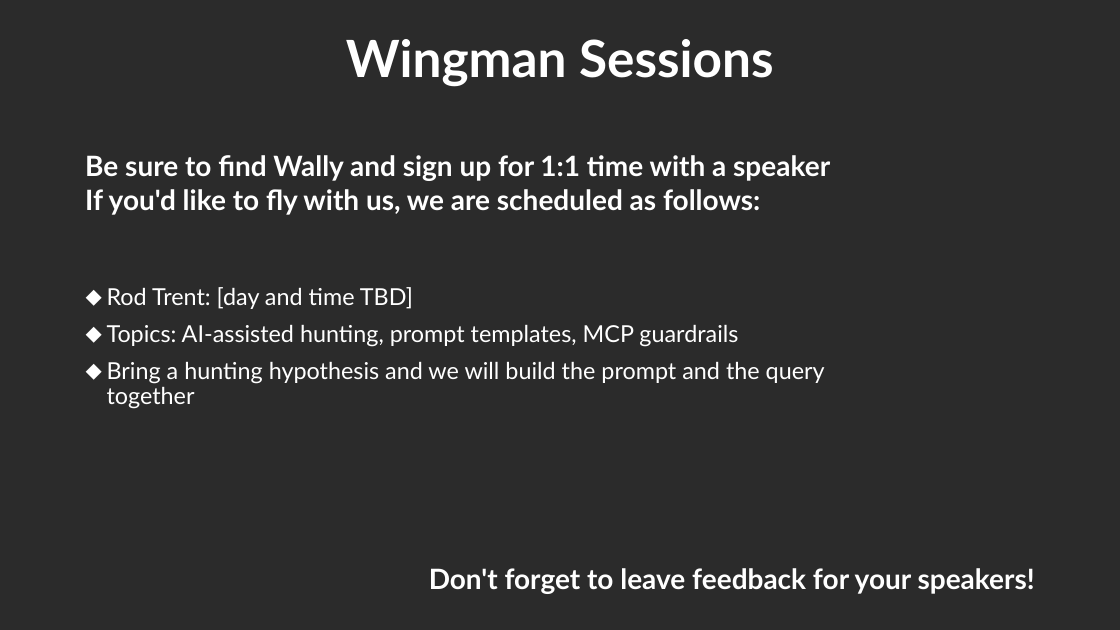
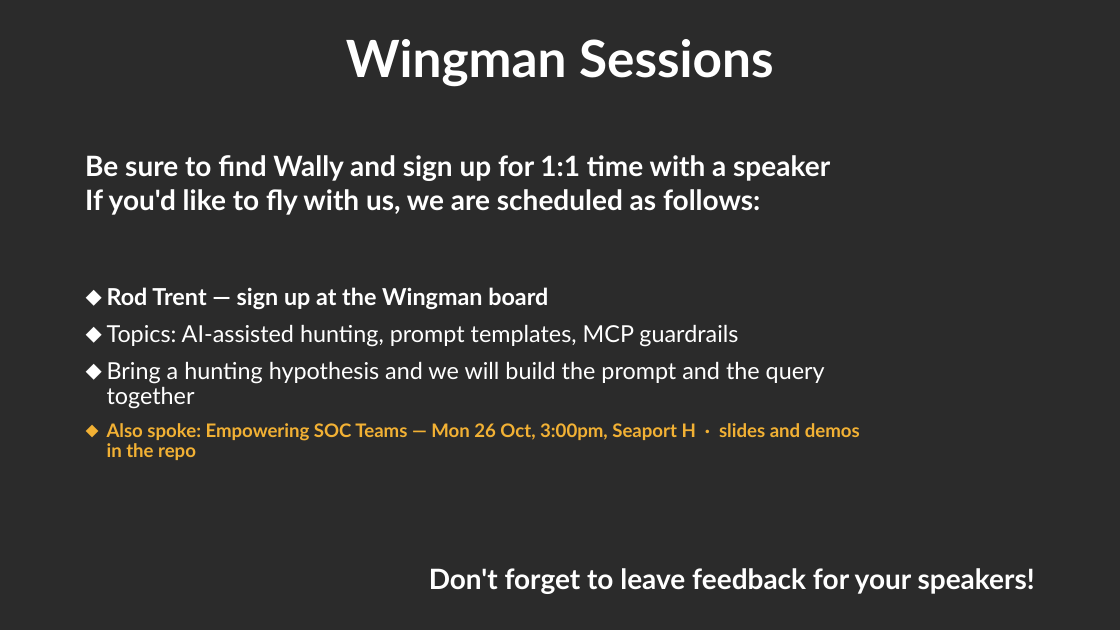
Before and after one commit to rod-trent/MMSMOA, a slide deck: slide 23 of SlideDecks/Using AI for Modern Threat Detection - MMS Midway 2026.pptx. Drawn at 1120x630 pixels with LibreOffice and Linux fonts; fonts in the diff are those of the drawing; background and template pictures are left out; a plain dark background stands for a picture behind light text. Boxes give left, top, right and bottom in pixels: in the first picture for what was removed or moved away, otherwise in the second. Text is boxed around its words. In the diff, an @@ line names an element or a change of style, - is before the commit and + after.

```diff
--- a/SlideDecks/Using AI for Modern Threat Detection - MMS Midway 2026.pptx
+++ b/SlideDecks/Using AI for Modern Threat Detection - MMS Midway 2026.pptx
@@ text at bbox=[107, 287, 548, 310]: text changed; bold on @@
-⬥ Rod Trent: [day and time TBD]
+⬥ Rod Trent — sign up at the Wingman board
@@ text at bbox=[107, 423, 860, 460]: paragraph added @@
+⬥ Also spoke: Empowering SOC Teams — Mon 26 Oct, 3:00pm, Seaport H · slides and demos in the repo
```
Also in this commit, not shown: 1 other file.
